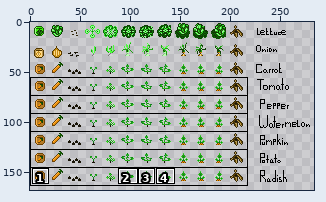
Edited in one commit: sprite sheet (img/ShortCrops.png). Above: a wide view before the commit, with the close-up outlined.
Close-up. As it was:
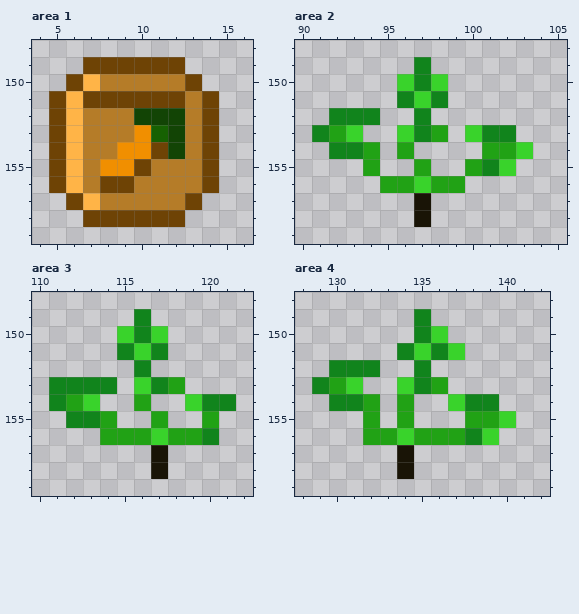
The file is 378x168 pixels. Colours within 5 levels of each other are drawn and written as one. Shown: area 1: x 4..16, y 148..159; area 2: x 90..105, y 148..159; area 3: x 110..122, y 148..159; area 4: x 128..142, y 148..159. The wide view leaves out empty margins. The commit also changed other parts of the picture, which this record leaves out.
New version:
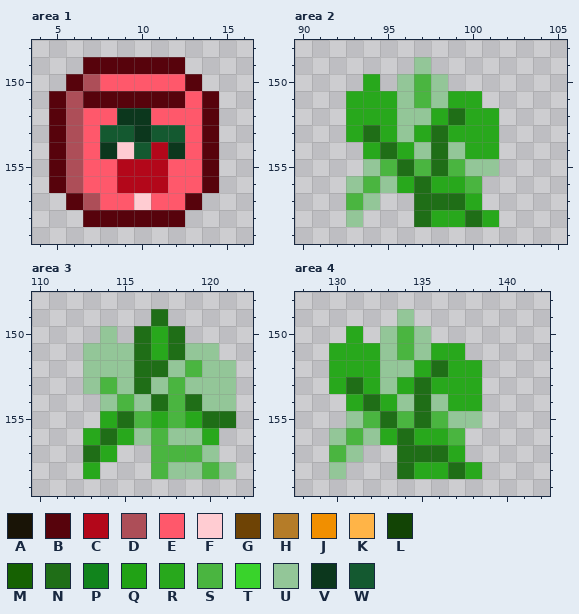
Palette (. is transparent): A #191406  B #57030c  C #b3071a  D #ad4e58  E #ff586b  F #ffccd2  G #6e4305  H #b57c28  J #f18f00  K #ffb447  L #124405  M #166102  N #1f6e17  P #11841c  Q #21a215  R #28a81c  S #4ab540  T #39d32b  U #93c698  V #0c371d  W #145930
Edits made:
Area 1:
y 149: x 7..12 GGGGGG -> BBBBBB
y 150: x 6..13 GKHHHHHG -> BDEEEEEB
y 151: x 5..14 GKGGGGGGHG -> BDBBBBBBEB
y 152: x 5..14 GKHHHLLLHG -> BDEEVVEEEB
y 153: x 5..14 GKHHHJMLHG -> BDEWWVWWEB
y 154: x 5..14 GKHHJJGLHG -> BDEVFWCVEB
y 155: x 5..14 GKHJJGHHHG -> BDEECCCEEB
y 156: x 5..14 GKHGGHHHHG -> BDEECCCEEB
y 157: x 6..13 GKHHHHHG -> BDEEFEEB
y 158: x 7..12 GGGGGG -> BBBBBB
Area 2:
y 149: x 97 P -> U
y 150: x 94 . -> R; x 96..98 TPT -> USU
y 151: x 93..100 ...PTP.. -> RRRUSURR
y 152: x 92..101 PPP..P.... -> .RRRUURNRR
y 153: x 91..102 PQT..TPQ.TPP -> ..RNRURNRRR.
y 154: x 92..103 PPQ.Q....QQT -> ..RNRUNURR..
y 155: x 94..102 Q..Q..QPT -> USNSNSUU.
y 156: x 93..100 ..QQTQQ. -> USURNRRS
y 157: x 93..94 .. -> SU; x 97..100 A... -> NNNR
y 158: x 93 . -> U; x 97..101 A.... -> NRRNR
Area 3:
y 149: x 116..117 P. -> .N
y 150: x 114..118 .TPT. -> U.NRN
y 151: x 113..120 ..PTP... -> UUUNRNUU
y 152: x 113..121 ...P..... -> UUUNNUSUU
y 153: x 111..121 PPPP.TPQ... -> ..USUNUSUUU
y 154: x 111..121 PQT..Q..TPP -> ...USUNSNUU
y 155: x 112..121 PPQ..Q..Q. -> ..RNSRSRNN
y 156: x 113..120 .QQQTQQP -> RNRUSUUR
y 157: x 113..114 .. -> NR; x 117..120 A... -> SSSU
y 158: x 113 . -> R; x 117..121 A.... -> SUUSU
Area 4:
y 149: x 134..135 .P -> U.
y 150: x 131 . -> R; x 133..136 ..PT -> USU.
y 151: x 130..137 ....PTPT -> RRRUSURR
y 152: x 130..138 PPP..P... -> RRRUURNRR
y 153: x 129..138 PQT..TPQ.. -> .RNRURNRRR
y 154: x 130..139 PPQ.Q..TPP -> .RNRUNURR.
y 155: x 131..140 .Q.Q...QQT -> USNSNSUU..
y 156: x 130..139 ..QQTQQQPT -> USURNRRS..
y 157: x 130..131 .. -> SU; x 134..137 A... -> NNNR
y 158: x 130 . -> U; x 134..138 A.... -> NRRNR
Changed places in both close-ups, as pixel boxes (x1, y1, x2, y2):
changed: (49, 57, 219, 227)
changed: (312, 57, 533, 227)
changed: (49, 309, 236, 479)
changed: (312, 309, 516, 479)
